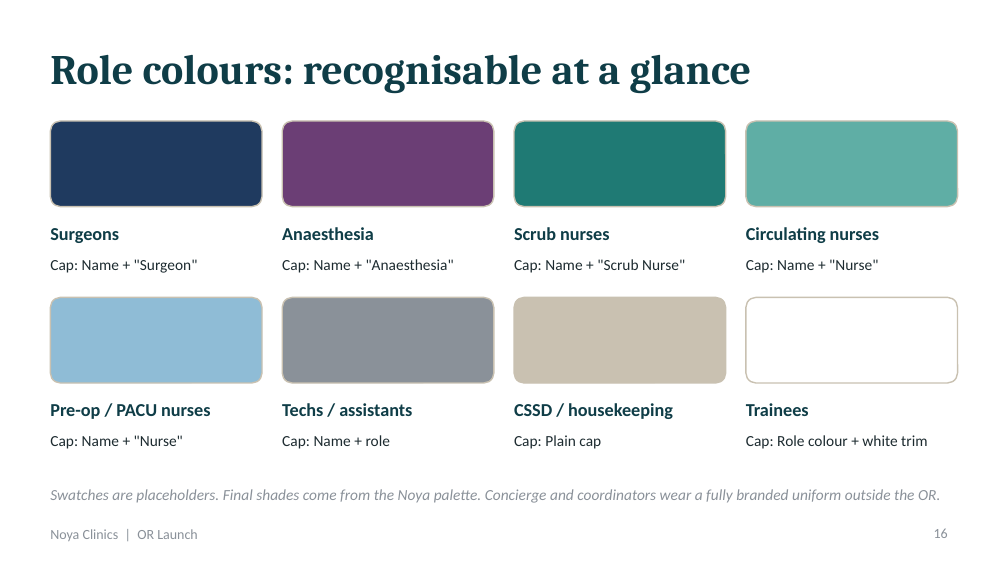
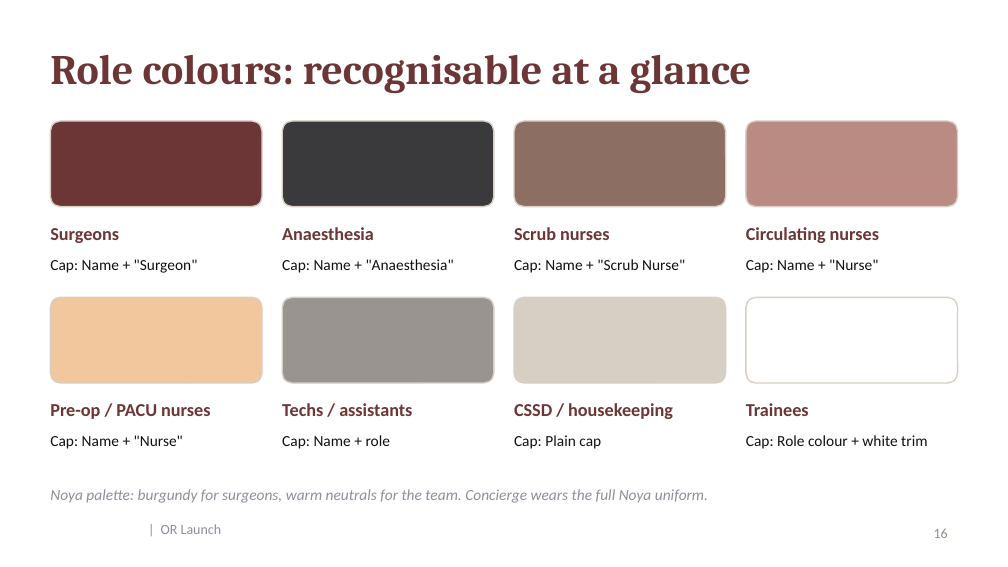
Before and after one commit to salmanhossam/Salads, a slide deck: slide 16 of noya-or-rooms/Noya_OR_Patient_Journey_and_Branding.pptx. Drawn at 1008x567 pixels with LibreOffice and Linux fonts; fonts in the diff are those of the drawing; background and template pictures are left out. Boxes give left, top, right and bottom in pixels: in the first picture for what was removed or moved away, otherwise in the second. Text is boxed around its words. In the diff, an @@ line names an element or a change of style, - is before the commit and + after.

```diff
--- a/noya-or-rooms/Noya_OR_Patient_Journey_and_Branding.pptx
+++ b/noya-or-rooms/Noya_OR_Patient_Journey_and_Branding.pptx
@@ rounded rectangle at <box>50,121,262,207</box>: fill #1F3A5F to #6D3636; outline #C9C1B1 1 pt to #D8CFC4 1 pt @@
@@ rounded rectangle at <box>282,121,494,207</box>: fill #6B3E75 to #3A3A3C; outline #C9C1B1 1 pt to #D8CFC4 1 pt @@
@@ rounded rectangle at <box>514,121,726,207</box>: fill #1F7A74 to #8C6E63; outline #C9C1B1 1 pt to #D8CFC4 1 pt @@
@@ rounded rectangle at <box>746,121,958,207</box>: fill #5FAEA5 to #B98B82; outline #C9C1B1 1 pt to #D8CFC4 1 pt @@
@@ rounded rectangle at <box>50,297,262,383</box>: fill #8FBCD6 to #F3C79E; outline #C9C1B1 1 pt to #D8CFC4 1 pt @@
@@ rounded rectangle at <box>282,297,494,383</box>: fill #8A9199 to #9A9490; outline #C9C1B1 1 pt to #D8CFC4 1 pt @@
@@ rounded rectangle at <box>514,297,726,383</box>: fill #C9C1B1 to #D8CFC4; outline #C9C1B1 1 pt to #D8CFC4 1 pt @@
@@ rounded rectangle at <box>746,297,958,383</box>: outline #C9C1B1 1 pt to #D8CFC4 1 pt @@
@@ text colour #0F3D47 to #6D3636 in 9 elements at <box>50,55,752,93</box>, <box>50,228,119,243</box>, <box>282,227,374,240</box>, <box>514,227,609,240</box>, <box>746,227,879,243</box>, <box>50,404,210,419</box>, <box>282,403,412,416</box>, <box>514,403,673,419</box>, <box>746,403,809,416</box> @@
@@ text colour #1D2B30 to #111112 in 8 elements at <box>50,259,198,273</box>, <box>282,259,454,273</box>, <box>514,259,685,273</box>, <box>746,259,878,273</box>, <box>50,435,183,449</box>, <box>282,435,390,449</box>, <box>514,435,601,449</box>, <box>746,435,927,449</box> @@
@@ text at <box>50,489,708,503</box>: text changed; text colour #8A9199 to #8E8E9E @@
-Swatches are placeholders. Final shades come from the Noya palette. Concierge and coordinators wear a fully branded uniform outside the OR.
+Noya palette: burgundy for surgeons, warm neutrals for the team. Concierge wears the full Noya uniform.
@@ text at <box>161,524,221,534</box>: text changed; text colour #8A9199 to #8E8E9E @@
-Noya Clinics | OR Launch
+| OR Launch
```
Also in this commit, not shown: 20 other slides changed, 4 other files.
